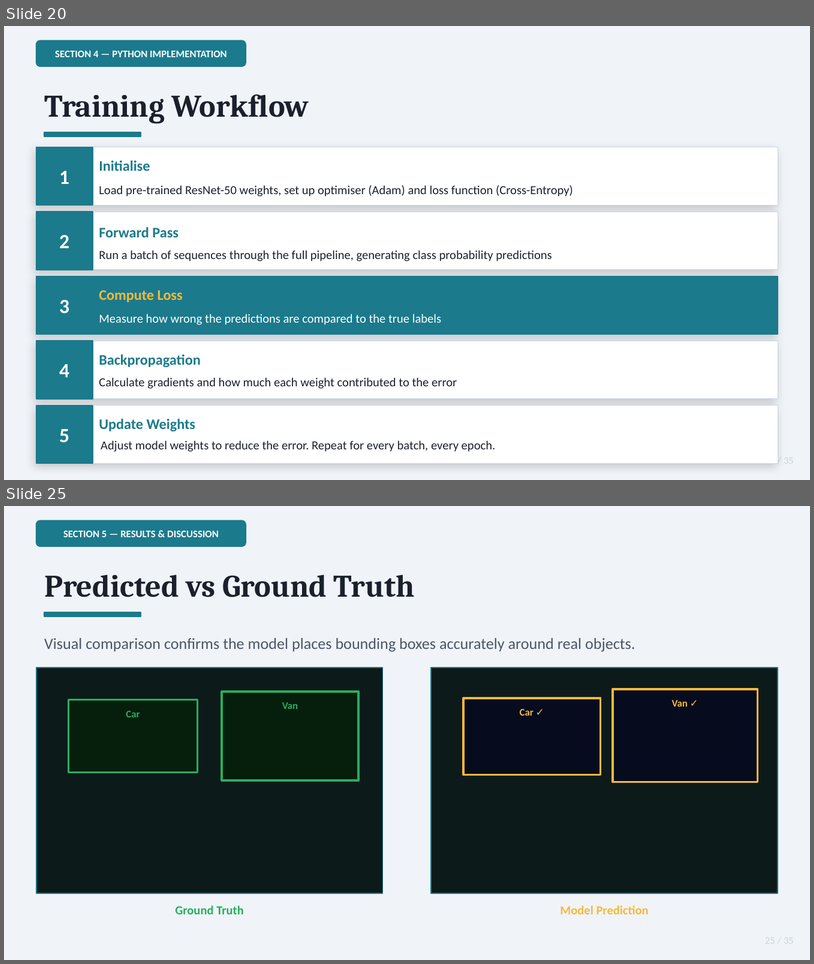
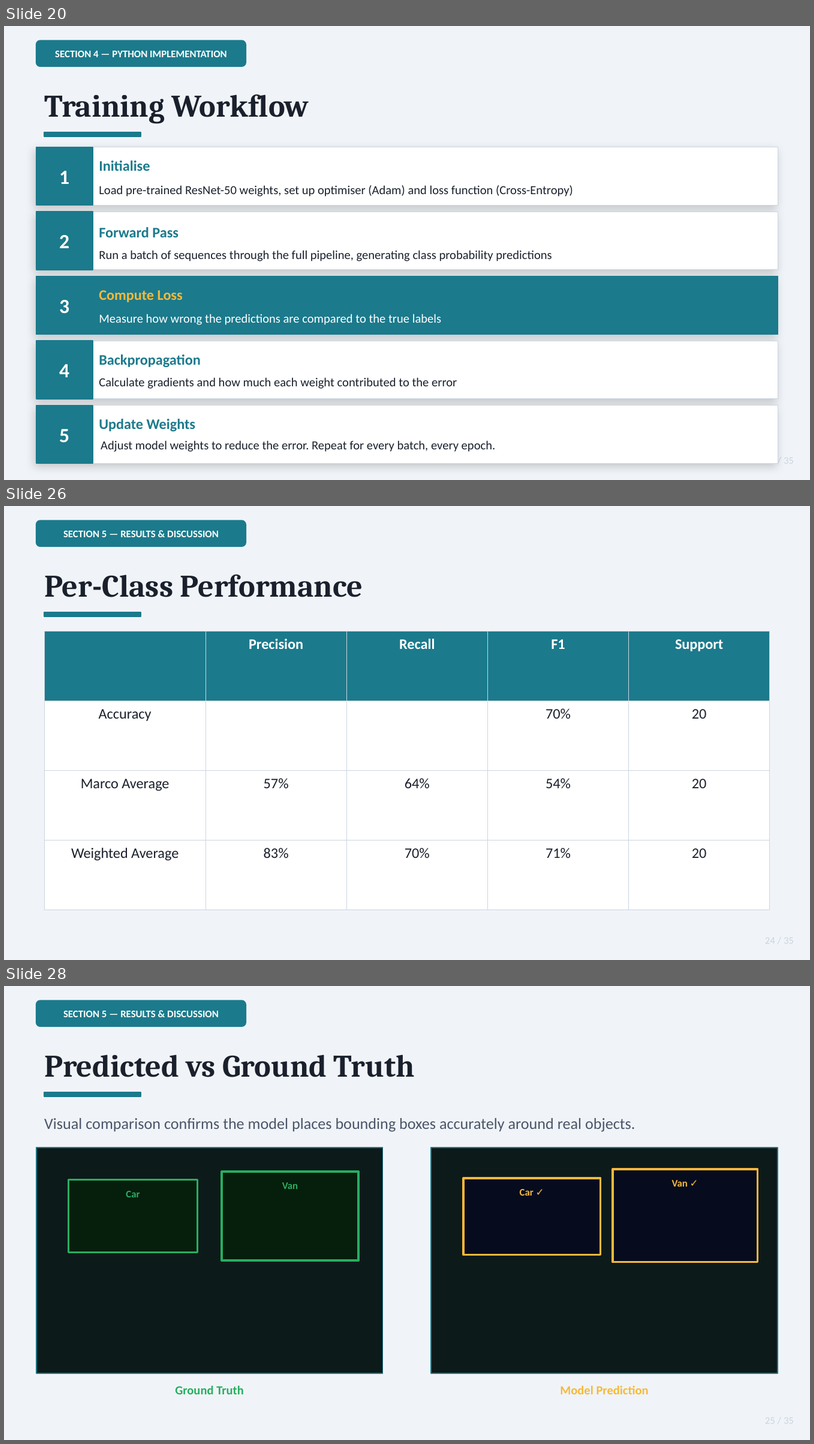
Before and after one commit to KumbiraiShonhiwa/3D-ResNet-With-Temporal-Feature-Stacking-and-LSTM, a slide deck: docs/KITTI_ML_Presentation.pptx. Shown one above the other, each under a label of ours: slides 20 and 25 before the commit, slides 20, 26 and 28 after it; the slides between them are not shown. The pictures are 814x964 and 814x1444 pixels, drawn with LibreOffice and Linux fonts; fonts in the diff are those of the drawing. Boxes give left, top, right and bottom in pixels: in the first picture for what was removed or moved away, otherwise in the second. Text is boxed around its words. In the diff, an @@ line names an element or a change of style, - is before the commit and + after.

```diff
--- a/docs/KITTI_ML_Presentation.pptx
+++ b/docs/KITTI_ML_Presentation.pptx
@@ slide 26 added at [4,506,810,960], background #F0F4F8 @@
@@ rounded rectangle added at [36,520,246,546], fill #1B7A8C, outline #1B7A8C 1 pt @@
@@ text added at [63,531,219,537], 9 pt, text #FFFFFF, bold @@
+SECTION 5 — RESULTS & DISCUSSION
@@ text added at [44,574,363,597], 28 pt, text #1A202C, bold @@
+Per-Class Performance
@@ rectangle added at [44,612,141,616], fill #1B7A8C, outline #1B7A8C 1 pt @@
@@ table added at [44,631,770,910], 4 rows, 5 columns @@
+ | Precision | Recall | F1 | Support
+Accuracy |  |  | 70% | 20
+Marco Average | 57% | 64% | 54% | 20
+Weighted Average | 83% | 70% | 71% | 20
@@ what was slide 25 is now slide 28 @@
```
Also in this commit, not shown: 9 slides changed, 3 other slides added, 1 slide removed, 5 other files.
